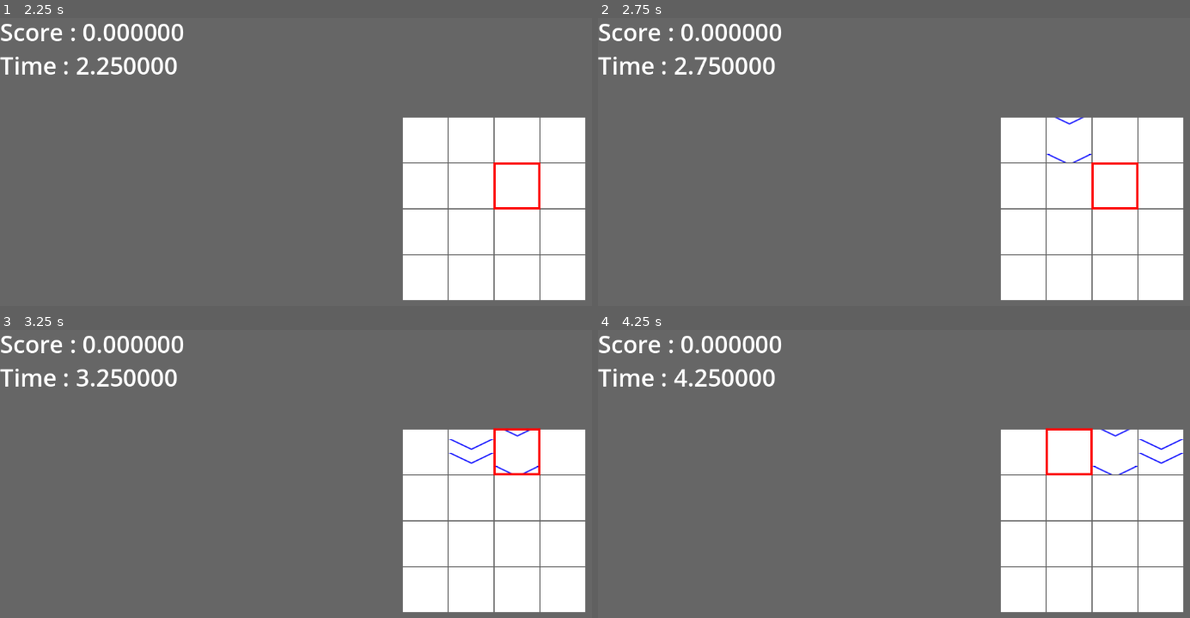
Above: before the commit, frames 1-4 (two rows, left to right).
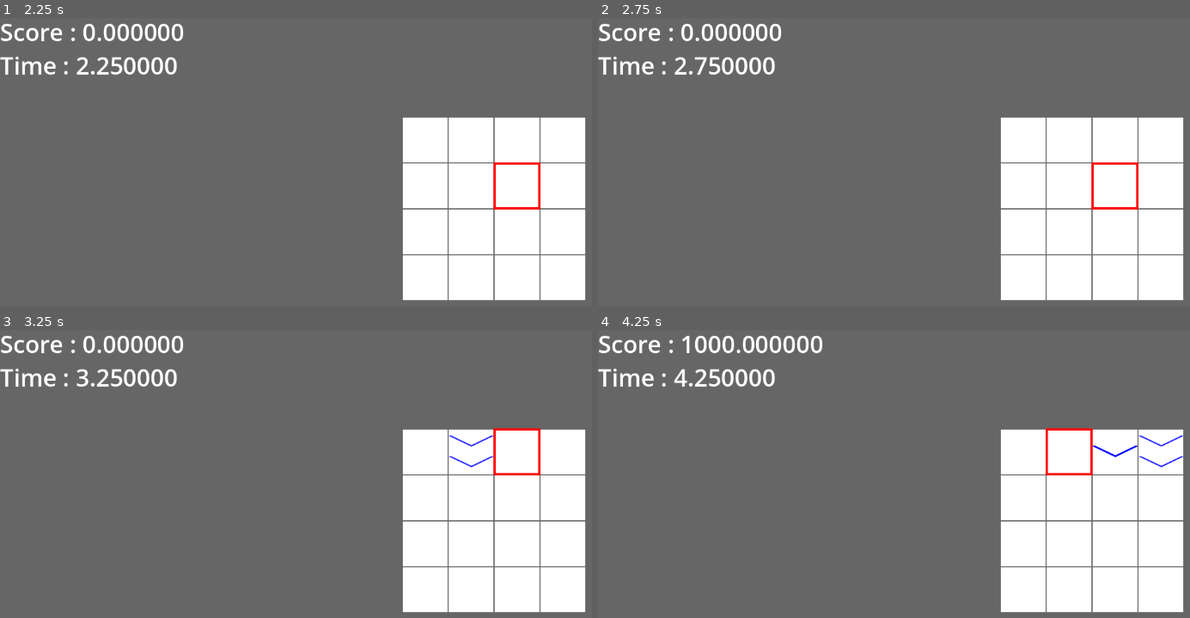
Above: after the commit, the same moments.

Repository: yislDev/252RCOSE45700
Game: Godot game, scene res://scenes/game_started/game_ui.tscn
Two runs of this game, one before a commit and one after it. Both use one fixed random seed, a clock stepped at 60 frames per second and the inputs below. This scene is started directly instead of the project's main scene.
Inputs:
- Up to frame 1 (2.25 s): tap Enter (key_enter) at 0.5, 0.6, 1.35, 2.1 s; hold Right (key_right) 0.53-1.28 s; hold Down (key_down) 1.28-2.03 s; hold Right (key_right) from 2.03 s (still down)
- Up to frame 2 (2.75 s): keep holding Right (key_right)
- Up to frame 3 (3.25 s): release Right (key_right) at 2.78 s; hold Up (key_up) from 2.78 s (still down); tap Enter (key_enter) at 2.85 s
- Up to frame 4 (4.25 s): release Up (key_up) at 3.53 s; hold Left (key_left) from 3.53 s (still down); tap Enter (key_enter) at 3.6 s

Frame 1 is identical in both runs. In frame 2, less than 0.1% of the frame differs, in the area x 75-84%, y 34-51%; in frame 3, 0.3%; in frame 4, 1.0%, in the area x 14-99%, y 1-51%.

Commit message:
game make 2
made elemental score system and note system

Diff:
--- a/wasdbeat/scenes/game_started/game.gd
+++ b/wasdbeat/scenes/game_started/game.gd
@@ -2,34 +2,56 @@
 class_name Game
 
 #노트 출현 시간
-const TIME_NOTE_READY: float = 1.5
-const TIME_NOTE_TOO_LATE: float = 0.15
+const TIME_NOTE_READY: float = 1.000
+const TIME_NOTE_TOO_LATE: float = 0.150
 
-#판정 범위
+#판정 시스템
 const TIME_PERFECT: float = 0.050
-const TIME_GREAT: float = 0.075
-const TIME_GOOD: float = 0.100
+const TIME_GREAT: float = 0.080
+const TIME_GOOD: float = 0.110
 const TIME_BAD: float = 0.150
 
+enum NOTE_SCORE {
+	PERFECT,
+	GREAT,
+	GOOD,
+	BAD,
+	FAIL
+}
+
+#패널 설정
+const PANEL_NUM_COLUMNS: int = 4
+const PANEL_NUM_ROWS: int = 4
+
 signal request_generate_note(panel_index: int)
-signal request_move_player(dir: GameUI.DIR)
+signal request_move_player(player_location: Vector2)
+signal request_remove_note(panel_index)
 
 var score: float = 0.0
 var time_game_playing: float = 0.0
 var note_queue: Array[Array] = []
+var note_current: Array[Array] = []
 
 var player_location: Vector2 = Vector2(0,0)
+var player_index: int = 0
 
 # Called when the node enters the scene tree for the first time.
 func _ready() -> void:
 	time_game_playing = 0.0
 	player_location = Vector2(0,0)
+	player_index = 0
 
 	#빈 배열 준비 (테스트용)
 	for i in range(16):
 		var new_empty_note_line: Array[float] = []
+		new_empty_note_line = []
 		note_queue.push_back(new_empty_note_line)
+		var new_empty_note_line_cur: Array[float] = []
+		new_empty_note_line_cur = []
+		note_current.push_back(new_empty_note_line_cur)
+	#
 
+	#테스트 노트들
 	note_queue[1].append(3.5)
 	note_queue[2].append(4.0)
 	note_queue[3].append(4.5)
@@ -49,15 +71,77 @@
 		if (note_queue[i].is_empty()):
 			pass
 		elif (note_queue[i][0] - time_game_playing <= TIME_NOTE_READY):
-			note_queue[i].pop_front()
+			note_current[i].push_back(note_queue[i].pop_front())
 			request_generate_note.emit(i)
 		pass
 	pass
 
+#입력 받았을 때
+func _on_game_ui_request_move_player(dir: GameUI.DIR) -> void:
+	print(note_current)
 
-func _on_game_ui_request_move_player(dir: GameUI.DIR) -> void:
-	request_move_player.emit(dir)
+	#시간 저장해두기
+	var time_at_input: float
+	time_at_input = time_game_playing
+
+	###플레이어 위치 구하기###
 	match dir:
 		GameUI.DIR.LEFT:
-			pass
+			player_location.y -= 1
+			if (player_location.y <= -1):
+				player_location.y = PANEL_NUM_COLUMNS-1
+		GameUI.DIR.RIGHT:
+			player_location.y += 1
+			if (player_location.y >= PANEL_NUM_COLUMNS):
+				player_location.y = 0
+		GameUI.DIR.UP:
+			player_location.x -= 1
+			if (player_location.x <= -1):
+				player_location.x = PANEL_NUM_ROWS-1
+		GameUI.DIR.DOWN:
+			player_location.x += 1
+			if (player_location.x >= PANEL_NUM_ROWS):
+				player_location.x = 0
+
+	###노트 처리###
+	player_index = player_location.x * 4 + player_location.y
+
+	#기한 지난 노트 삭제
+	print(note_current[player_index])
+	while ((not note_current[player_index].is_empty()) \
+			and (time_at_input - note_current[player_index][0] >= TIME_NOTE_TOO_LATE)):
+		note_current[player_index].pop_front()
+
+	#기한이 지나지 않은 노트 처리
+	var cur_note_timing: float
+	var note_score: NOTE_SCORE
+	print(note_current[player_index])
+	if (not note_current[player_index].is_empty()):
+		cur_note_timing = time_at_input - note_current[player_index].pop_front()
+		print(cur_note_timing)
+		if (abs(cur_note_timing) <= TIME_PERFECT):
+			note_score = NOTE_SCORE.PERFECT
+		elif (abs(cur_note_timing) <= TIME_GREAT):
+			note_score = NOTE_SCORE.GREAT
+		elif (abs(cur_note_timing) <= TIME_GOOD):
+			note_score = NOTE_SCORE.GOOD
+		elif (abs(cur_note_timing) <= TIME_BAD):
+			note_score = NOTE_SCORE.BAD
+		else:
+			note_score = NOTE_SCORE.FAIL
+
+		match note_score:
+			NOTE_SCORE.PERFECT:
+				score += 1000
+			NOTE_SCORE.GREAT:
+				score += 100
+			NOTE_SCORE.GOOD:
+				score+= 10
+			NOTE_SCORE.BAD:
+				score+= 1
+
+		request_remove_note.emit(player_index)
+
+	###플레이어 움직이기###
+	request_move_player.emit(player_location)
 	pass # Replace with function body.
--- a/wasdbeat/scenes/game_started/game.tscn
+++ b/wasdbeat/scenes/game_started/game.tscn
@@ -37,3 +37,4 @@
 
 [connection signal="request_generate_note" from="." to="GamePlate" method="_on_game_request_generate_note"]
 [connection signal="request_move_player" from="." to="GamePlate" method="_on_game_request_move_player"]
+[connection signal="request_remove_note" from="." to="GamePlate" method="_on_game_request_remove_note"]
--- a/wasdbeat/scenes/game_started/game_plate.gd
+++ b/wasdbeat/scenes/game_started/game_plate.gd
@@ -19,7 +19,10 @@
 	panel_list[panel_index].generate_note()
 	pass # Replace with function body.
 
+func _on_game_request_remove_note(panel_index: Variant) -> void:
+	panel_list[panel_index].remove_note()
+	pass # Replace with function body.
 
-func _on_game_request_move_player(dir: GameUI.DIR) -> void:
-	$PlayerBox.move(dir)
+func _on_game_request_move_player(player_location: Vector2) -> void:
+	$PlayerBox.move(player_location)
 	pass # Replace with function body.
--- a/wasdbeat/scenes/game_started/game_plate_panel.gd
+++ b/wasdbeat/scenes/game_started/game_plate_panel.gd
@@ -3,7 +3,7 @@
 
 const SIZE: int = 75
 
-var _on_notes: Array[GameNote] = []
+var _on_notes: Array[Array] = []
 
 # Called when the node enters the scene tree for the first time.
 func _ready() -> void:
@@ -21,17 +21,35 @@
 	add_child(note_low)
 	#note_high.top_level = true
 	#note_low.top_level = true
-	_on_notes.append(note_high)
-	_on_notes.append(note_low)
 	var tween = get_tree().create_tween().set_parallel(true)
 	tween.tween_property(note_high, "position", note_high.position + Vector2(0,SIZE/2) + Vector2(0,30), Game.TIME_NOTE_READY)
 	#var tween2 = get_tree().create_tween().set_parallel(true)
 	tween.tween_property(note_low, "position", note_low.position - Vector2(0,SIZE/2) - Vector2(0,30), Game.TIME_NOTE_READY)
 	#tween.finished.connect(Callable("remove_note"))
-	tween.connect("finished",Callable(self, "remove_note_too_late"))
+	var timer = get_tree().create_tween().set_parallel(true)
+	timer.tween_property(self, "position", position, Game.TIME_NOTE_READY+Game.TIME_NOTE_TOO_LATE)
+	timer.connect("finished",Callable(self, "remove_note").bind(true))
+
+	_on_notes.append([note_high,note_low,tween,timer])
 	pass
 
-func remove_note() -> void:
+func remove_note(late: bool = false) -> void:
+	if (late == true):
+		await get_tree().create_timer(Game.TIME_NOTE_TOO_LATE).timeout
+
+	if (_on_notes.is_empty()):
+		return
+	else:
+		var target: Array
+		target = _on_notes.pop_front()
+		target[0].queue_free()
+		target[1].queue_free()
+		target[2].kill()
+		target[3].kill()
+	pass
+
+func remove_note_too_late() -> void:
+
 	if (_on_notes.is_empty()):
 		return
 	else:
@@ -40,14 +58,3 @@
 			target = _on_notes.pop_front()
 			target.queue_free()
 	pass
-
-func remove_note_too_late() -> void:
-	await get_tree().create_timer(Game.TIME_NOTE_TOO_LATE).timeout
-	if (_on_notes.is_empty()):
-		return
-	else:
-		var target: GameNote
-		for i in range(2):
-			target = _on_notes.pop_front()
-			target.queue_free()
-	pass
--- a/wasdbeat/scenes/game_started/player_box.gd
+++ b/wasdbeat/scenes/game_started/player_box.gd
@@ -20,15 +20,9 @@
 func _process(delta: float) -> void:
 	pass
 
-func move(dir: GameUI.DIR) -> void:
-	if (dir == GameUI.DIR.LEFT):
-		move_left(4)
-	elif (dir == GameUI.DIR.RIGHT):
-		move_right(4)
-	elif (dir == GameUI.DIR.UP):
-		move_up(4)
-	elif (dir == GameUI.DIR.DOWN):
-		move_down(4)
+func move(player_location) -> void:
+	location = player_location
+	update_position()
 	pass
 
 func move_left(num_columns: int = 4) -> void:
